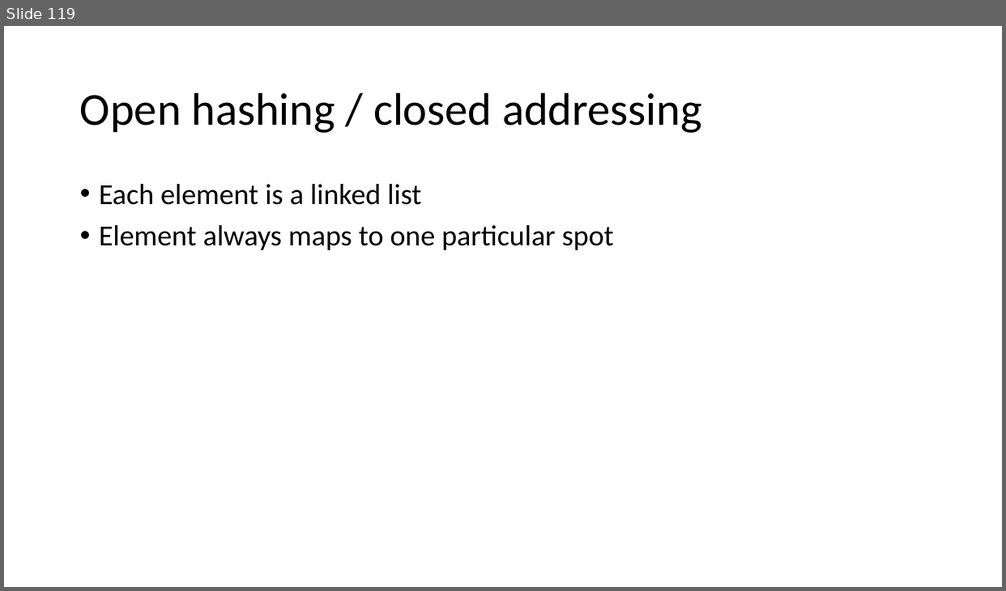
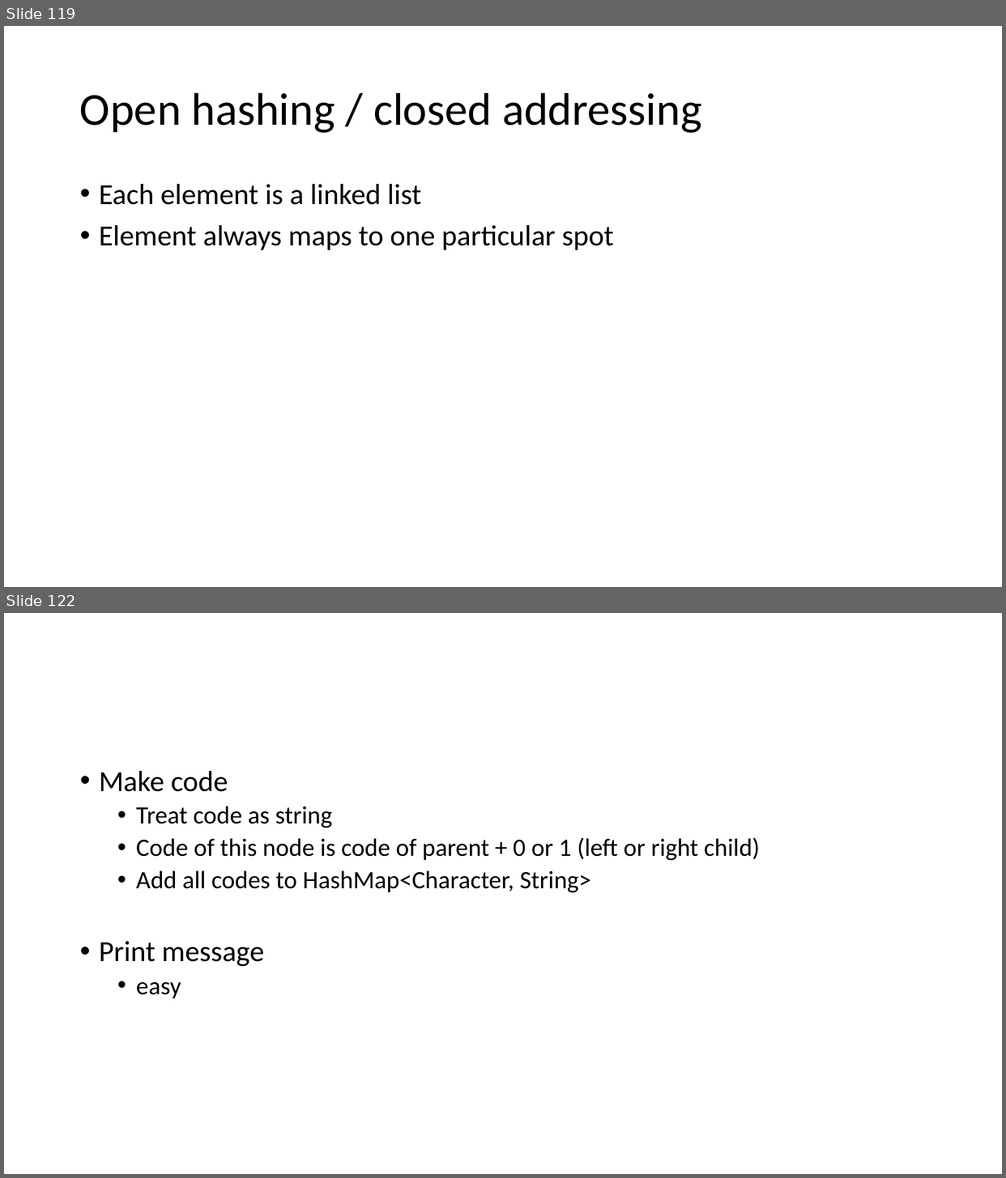
Before and after one commit to skalakm/232, a slide deck: notes.pptx. Shown one above the other, each under a label of ours: slide 119 before the commit, slides 119 and 122 after it; the slides between them are not shown. The pictures are 1006x591 and 1006x1178 pixels, drawn with LibreOffice and Linux fonts; fonts in the diff are those of the drawing. Boxes give left, top, right and bottom in pixels: in the first picture for what was removed or moved away, otherwise in the second. Text is boxed around its words. In the diff, an @@ line names an element or a change of style, - is before the commit and + after.

```diff
--- a/notes.pptx
+++ b/notes.pptx
@@ slide 122 added at [4,613,1002,1174], background #FFFFFF @@
@@ text added at [99,771,760,999], 24 pt, text #000000 @@
+• Make code
+  • Treat code as string
+  • Code of this node is code of parent + 0 or 1 (left or right child)
+  • Add all codes to HashMap<Character, String>
+• Print message
+  • easy
```
Also in this commit, not shown: 2 other slides added, 1 other file.
